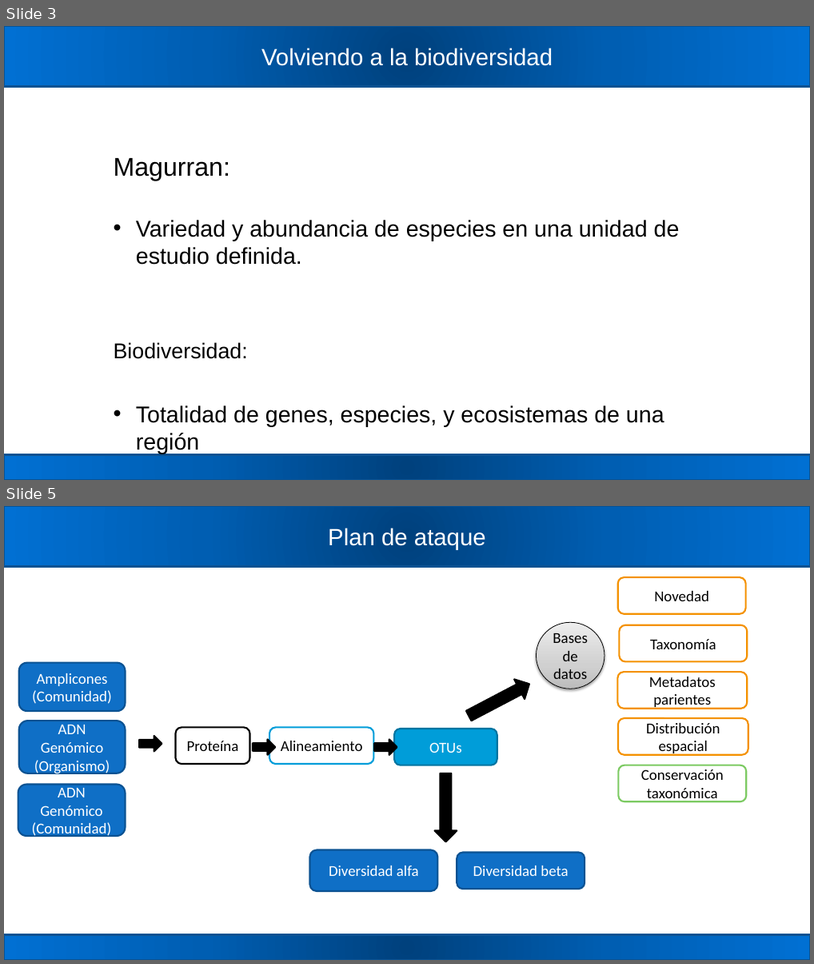
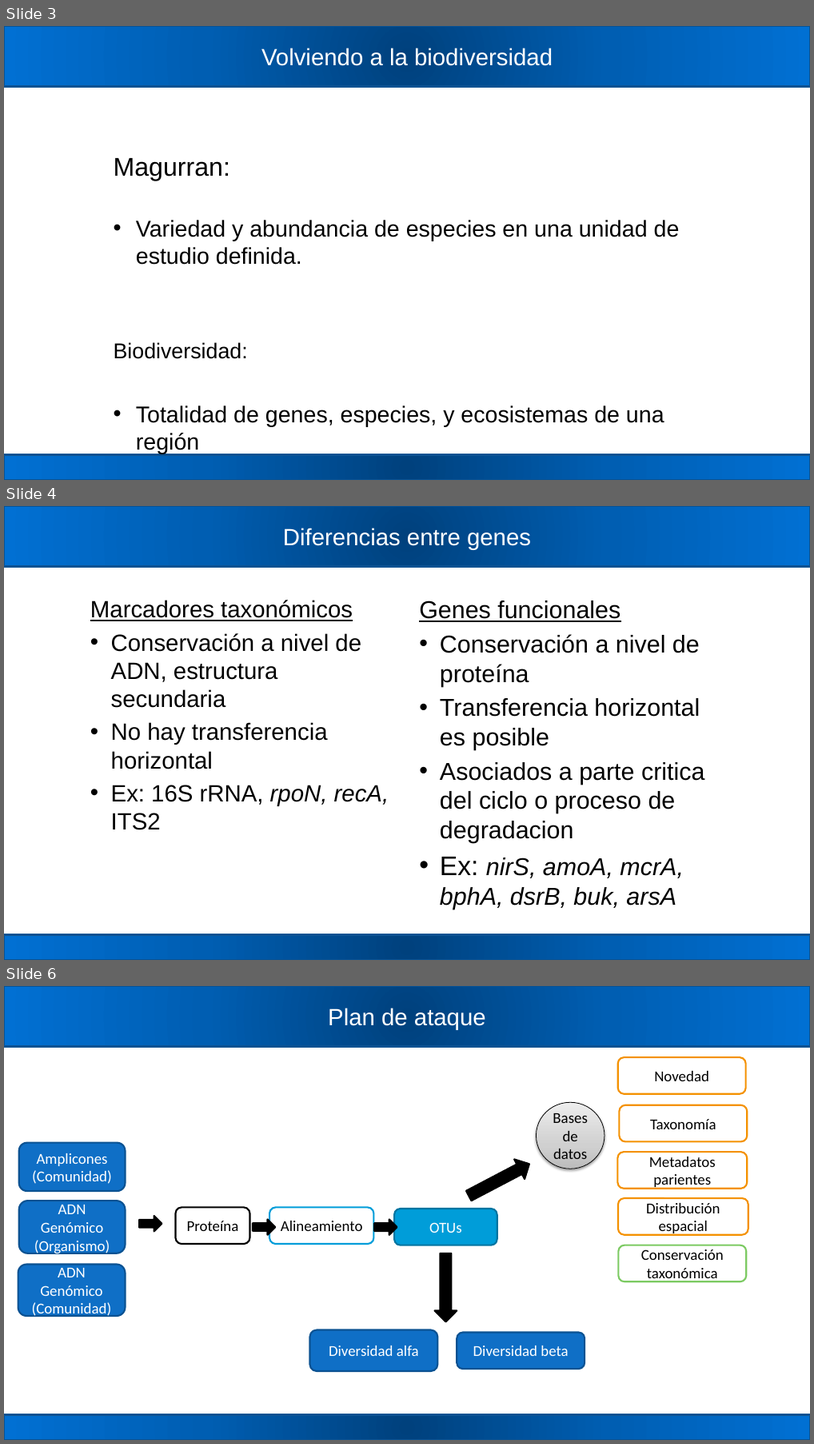
Before and after one commit to carden24/2018_Taller_Genomica_ambiental, a slide deck: W7_Analisis_de_genes_funcionales.pptx. Shown one above the other, each under a label of ours: slides 3 and 5 before the commit, slides 3, 4 and 6 after it; the slides between them are not shown. The pictures are 814x964 and 814x1444 pixels, drawn with LibreOffice and Linux fonts; fonts in the diff are those of the drawing. Boxes give left, top, right and bottom in pixels: in the first picture for what was removed or moved away, otherwise in the second. Text is boxed around its words. In the diff, an @@ line names an element or a change of style, - is before the commit and + after.

```diff
--- a/W7_Analisis_de_genes_funcionales.pptx
+++ b/W7_Analisis_de_genes_funcionales.pptx
@@ slide 4 added at (4, 506, 810, 960), background #FFFFFF; not listed: 2 template elements that a slide beside it also shows @@
@@ title added at (283, 528, 531, 550), 28 pt, text #FFFFFF @@
+Diferencias entre genes
@@ text added at (90, 600, 390, 830), 28 pt, text #000000 @@
+Marcadores taxonómicos
+• Conservación a nivel de ADN, estructura secundaria
+• No hay transferencia horizontal
+• Ex: 16S rRNA, rpoN, recA, ITS2
@@ text added at (419, 600, 705, 909), 29 pt, text #000000 @@
+Genes funcionales
+• Conservación a nivel de proteína
+• Transferencia horizontal es posible
+• Asociados a parte critica del ciclo o proceso de degradacion
+• Ex: nirS, amoA, mcrA, bphA, dsrB, buk, arsA
@@ what was slide 5 is now slide 6 @@
```
Also in this commit, not shown: 3 slides changed, 5 other slides added, 5 slides removed, 1 other file.
